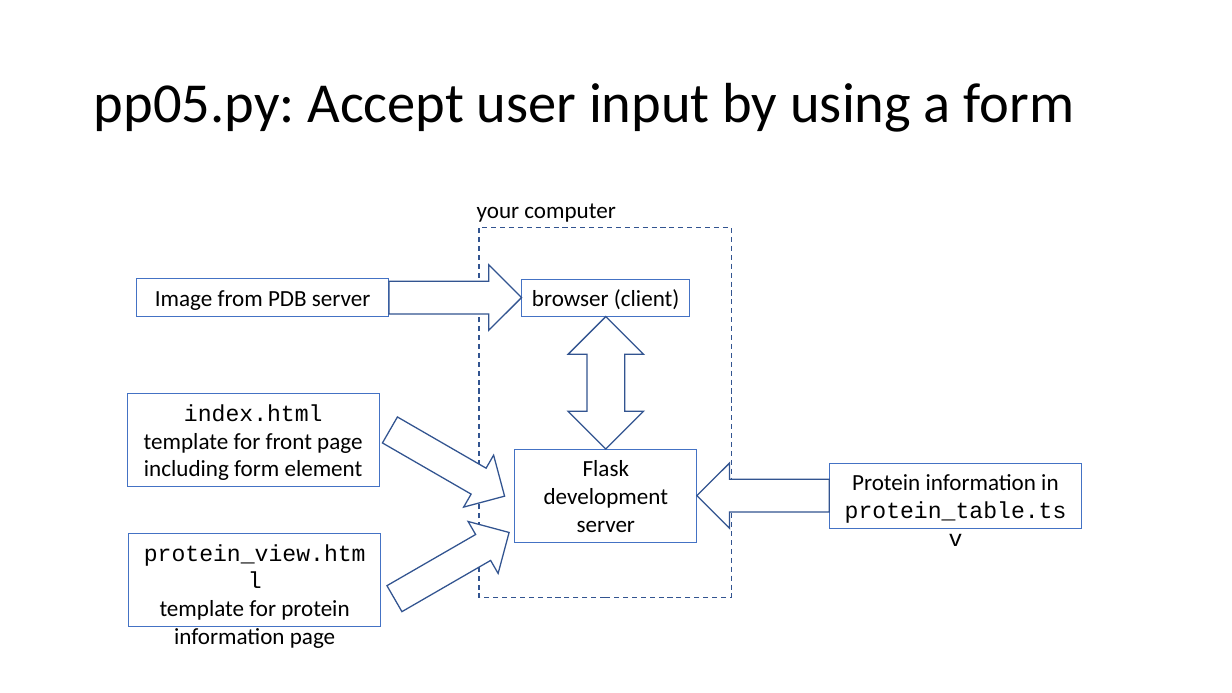
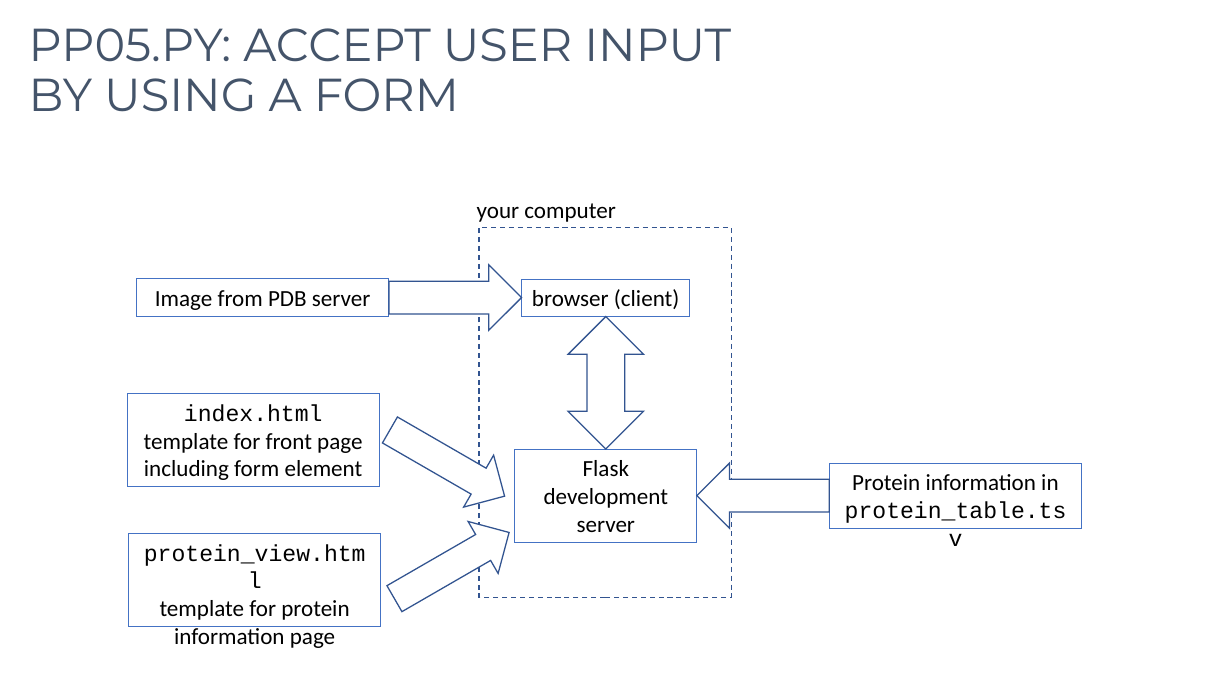
Before and after one commit to conradbessant/webintro, a slide deck: slide 7 of explanation.pptx. Drawn at 1232x693 pixels with LibreOffice and Linux fonts; fonts in the diff are those of the drawing. Boxes give left, top, right and bottom in pixels: in the first picture for what was removed or moved away, otherwise in the second. Text is boxed around its words. In the diff, an @@ line names an element or a change of style, - is before the commit and + after.

```diff
--- a/explanation.pptx
+++ b/explanation.pptx
@@ title "PP05.PY: ACCEPT USER INPUT BY ..." at [29,28,731,112]: vertical alignment middle to top @@
@@ title at [29,28,731,112]: text changed; size 44 to 36 pt; font Calibri to Montserrat; text colour #000000 to #44546A @@
-pp05.py: Accept user input by using a form
+PP05.PY: ACCEPT USER INPUT
+BY USING A FORM
```
Also in this commit, not shown: 7 other slides changed, 6 other files.
